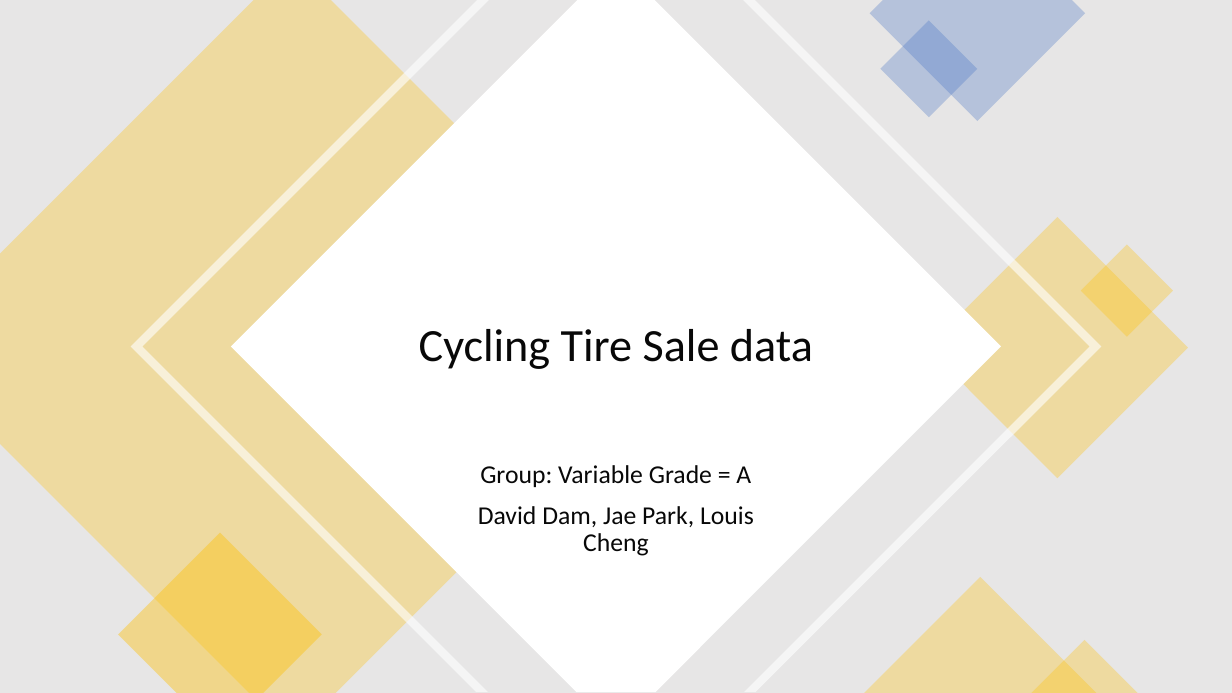
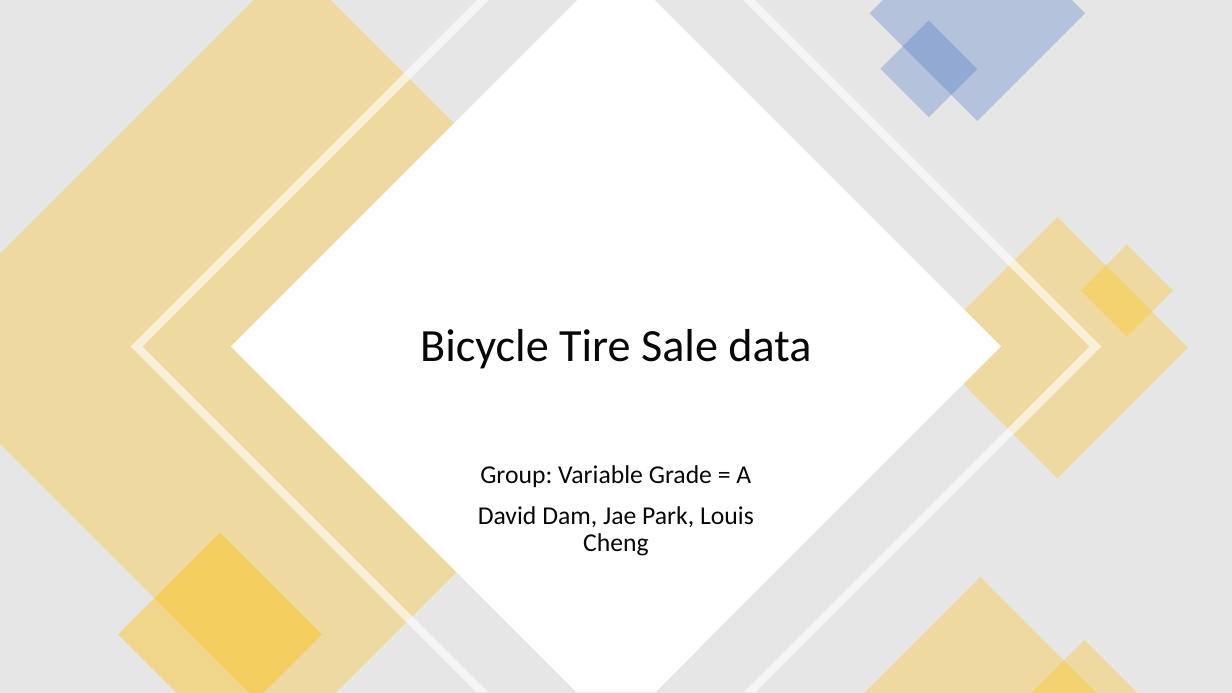
Before and after one commit to 2Delta/GT-Coding-Boot-Camp_Project-1, a slide deck: slide 1 of Project_power_point.pptx. Drawn at 1232x693 pixels with LibreOffice and Linux fonts; fonts in the diff are those of the drawing. Boxes give left, top, right and bottom in pixels: in the first picture for what was removed or moved away, otherwise in the second. Text is boxed around its words. In the diff, an @@ line names an element or a change of style, - is before the commit and + after.

```diff
--- a/Project_power_point.pptx
+++ b/Project_power_point.pptx
@@ title at [420,329,811,369]: text changed @@
-Cycling Tire Sale data
+Bicycle Tire Sale data
```
Also in this commit, not shown: 1 other slide changed, 3 slides added, 2 slides removed, 3 other files.
